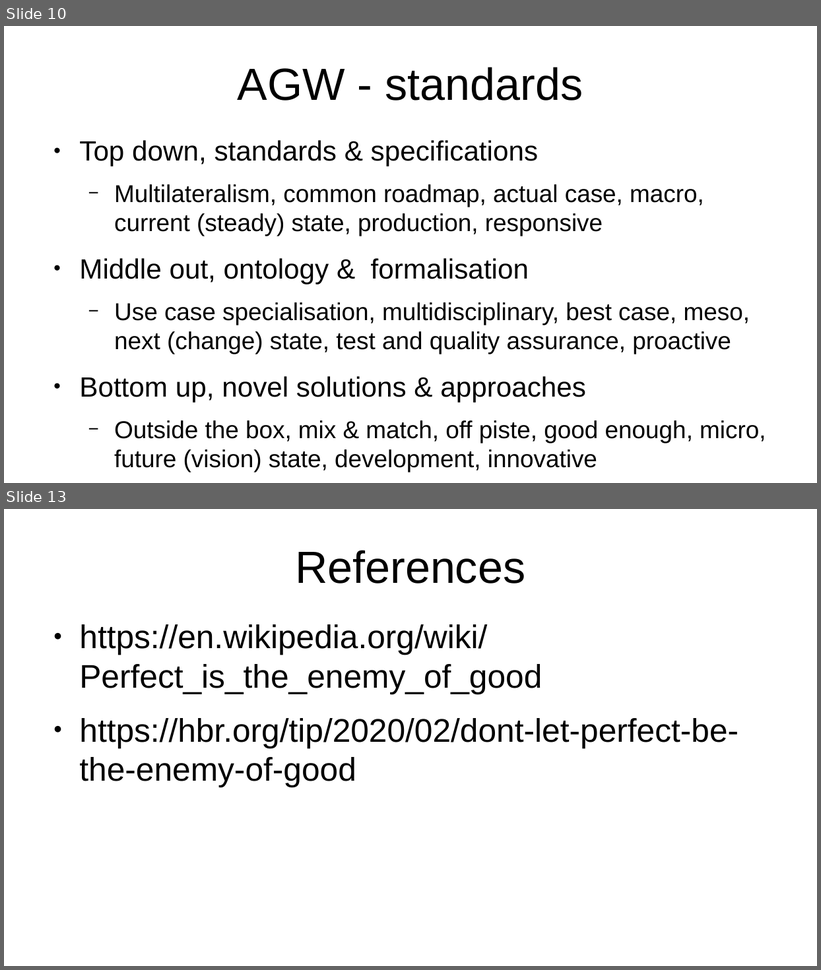
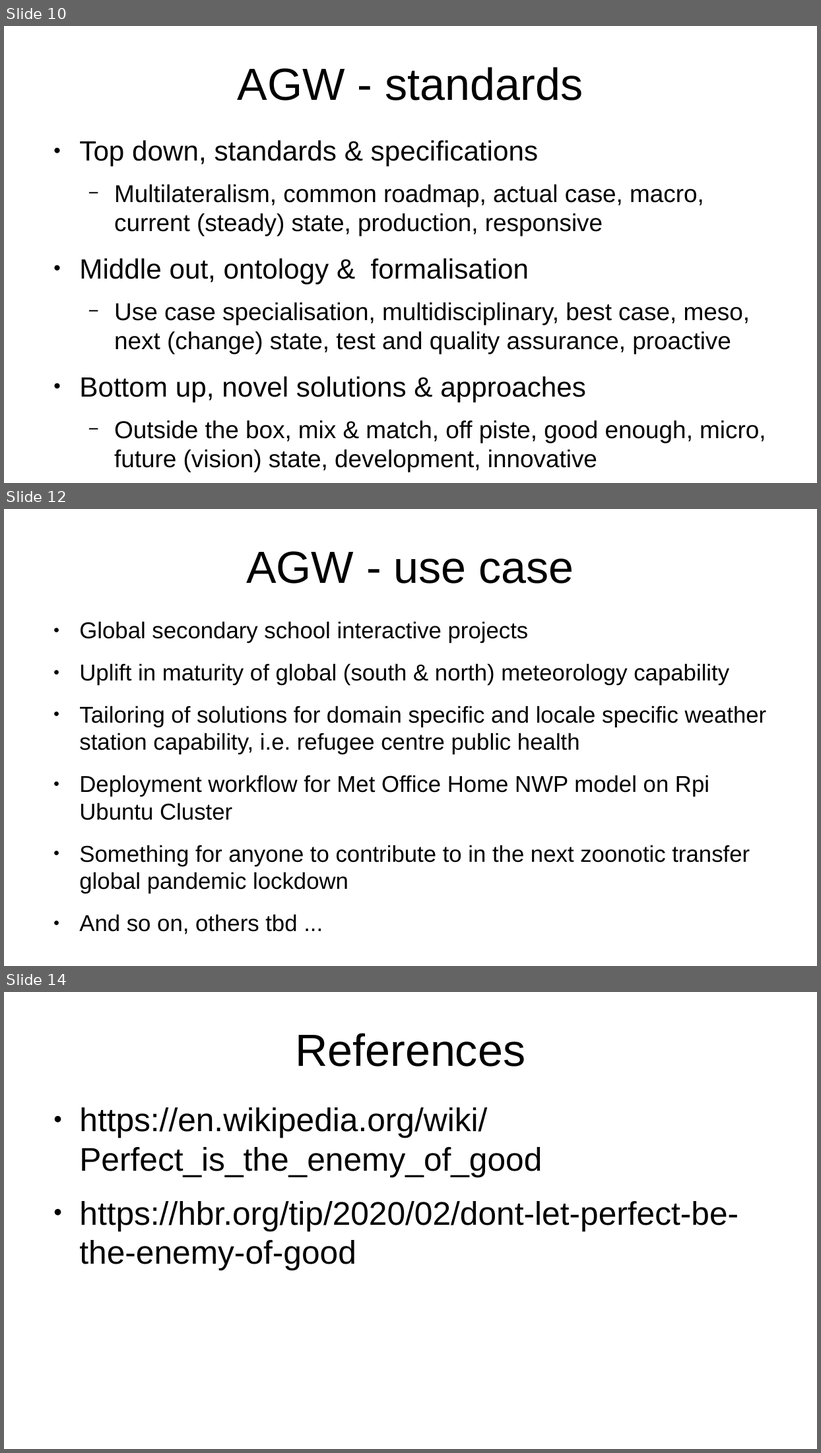
Before and after one commit to YorkEarwaker/Climate-Model, a slide deck: ppm/anthropogenic-global-warming-context.odp. Shown one above the other, each under a label of ours: slides 10 and 13 before the commit, slides 10, 12 and 14 after it; the slides between them are not shown. The pictures are 821x970 and 821x1453 pixels, drawn with LibreOffice and Linux fonts; fonts in the diff are those of the drawing. Boxes give left, top, right and bottom in pixels: in the first picture for what was removed or moved away, otherwise in the second. Text is boxed around its words. In the diff, an @@ line names an element or a change of style, - is before the commit and + after.

Commit message:
update
use case slide
wip

```diff
--- a/ppm/anthropogenic-global-warming-context.odp
+++ b/ppm/anthropogenic-global-warming-context.odp
@@ slide 12 added at (4, 509, 817, 966), background #FFFFFF @@
@@ title added at (246, 551, 574, 584), 44 pt, text #000000 @@
+AGW - use case
@@ text added at (79, 621, 767, 894), 22.4 pt, text #000000 @@
+● Global secondary school interactive projects
+● Uplift in maturity of global (south & north) meteorology capability
+● Tailoring of solutions for domain specific and locale specific weather station capability, i.e. refugee centre public health
+● Deployment workflow for Met Office Home NWP model on Rpi Ubuntu Cluster
+● Something for anyone to contribute to in the next zoonotic transfer global pandemic lockdown
+● And so on, others tbd ...
@@ what was slide 13 is now slide 14 @@
```
Also in this commit, not shown: 3 slides changed.
